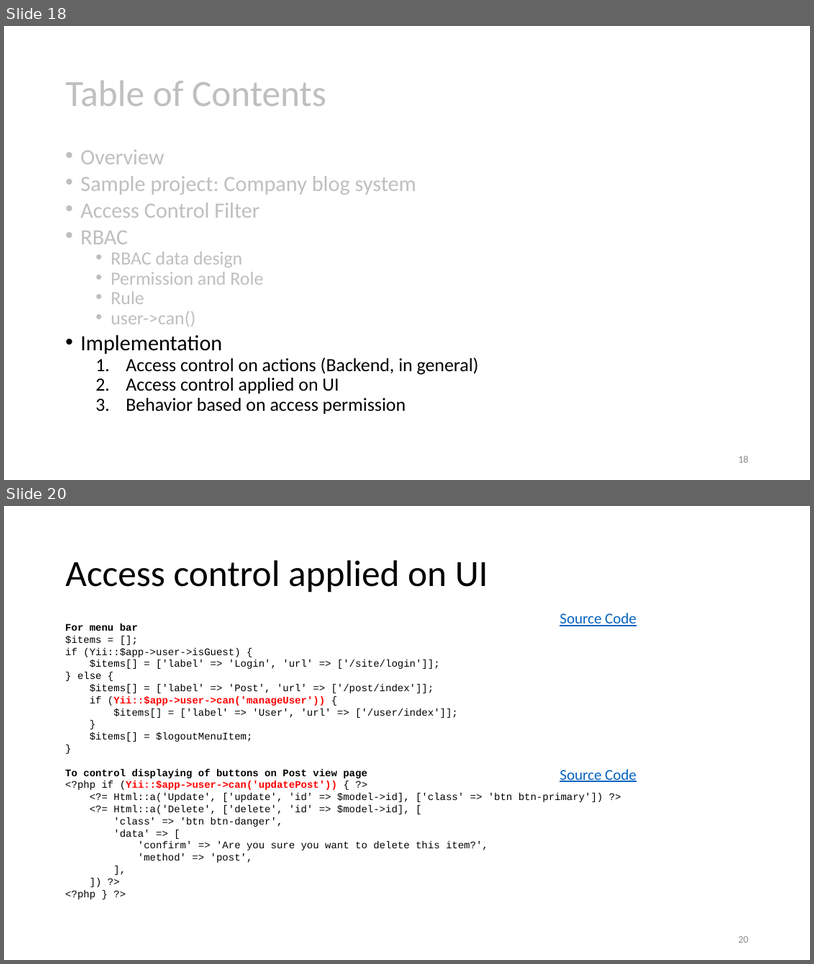
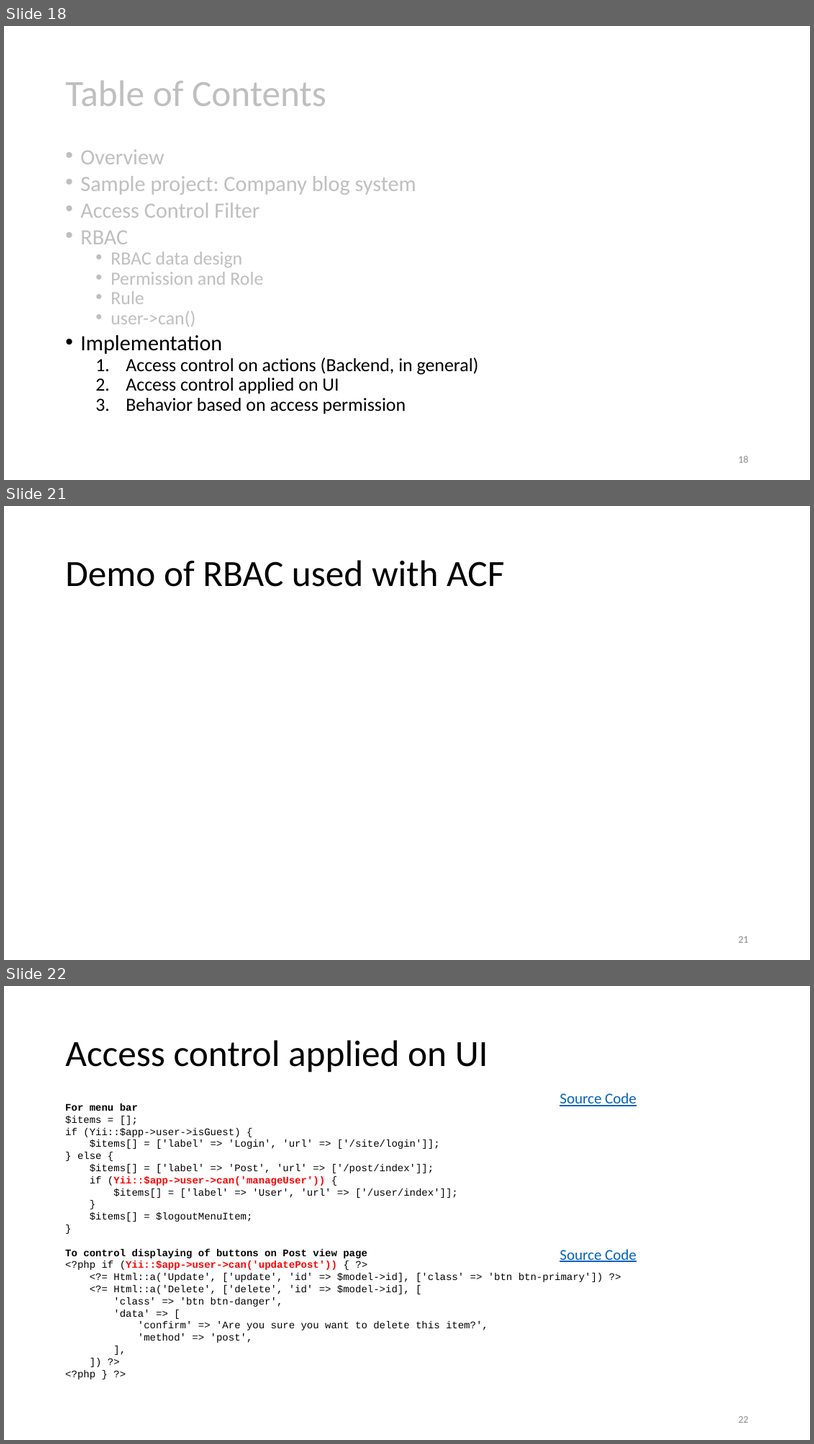
Before and after one commit to umbalaconmeogia/yii2-rbac-tutorial, a slide deck: docs/tutorial/Yii2RbacTutorial.pptx. Shown one above the other, each under a label of ours: slides 18 and 20 before the commit, slides 18, 21 and 22 after it; the slides between them are not shown. The pictures are 814x964 and 814x1444 pixels, drawn with LibreOffice and Linux fonts; fonts in the diff are those of the drawing. Boxes give left, top, right and bottom in pixels: in the first picture for what was removed or moved away, otherwise in the second. Text is boxed around its words. In the diff, an @@ line names an element or a change of style, - is before the commit and + after.

```diff
--- a/docs/tutorial/Yii2RbacTutorial.pptx
+++ b/docs/tutorial/Yii2RbacTutorial.pptx
@@ slide 21 added at [4, 506, 810, 960], background #FFFFFF @@
@@ title added at [65, 560, 504, 587], 44 pt, text #000000 @@
+Demo of RBAC used with ACF
@@ page number added at [738, 936, 748, 942], 12 pt, text #8C8C8C @@
+21
@@ what was slide 20 is now slide 22 @@
@@ page number at [738, 1416, 748, 1422]: text changed @@
-20
+22
```
Also in this commit, not shown: 1 slide changed, 3 other slides added, 5 other files.
